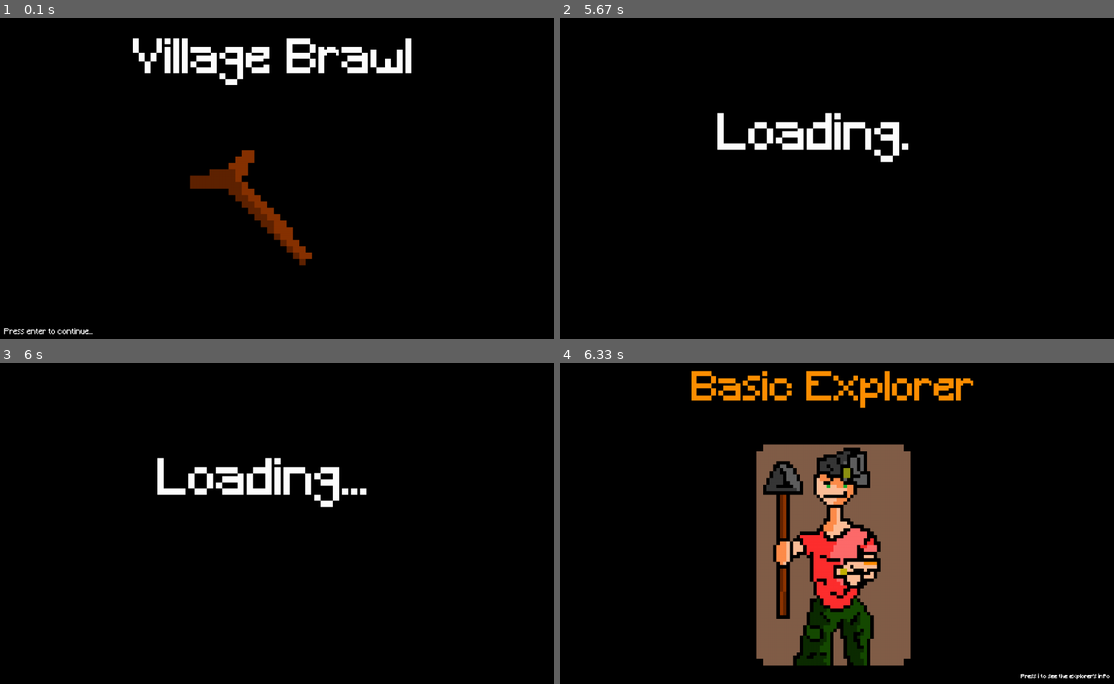
Above: before the commit, frames 1-4 (two rows, left to right).
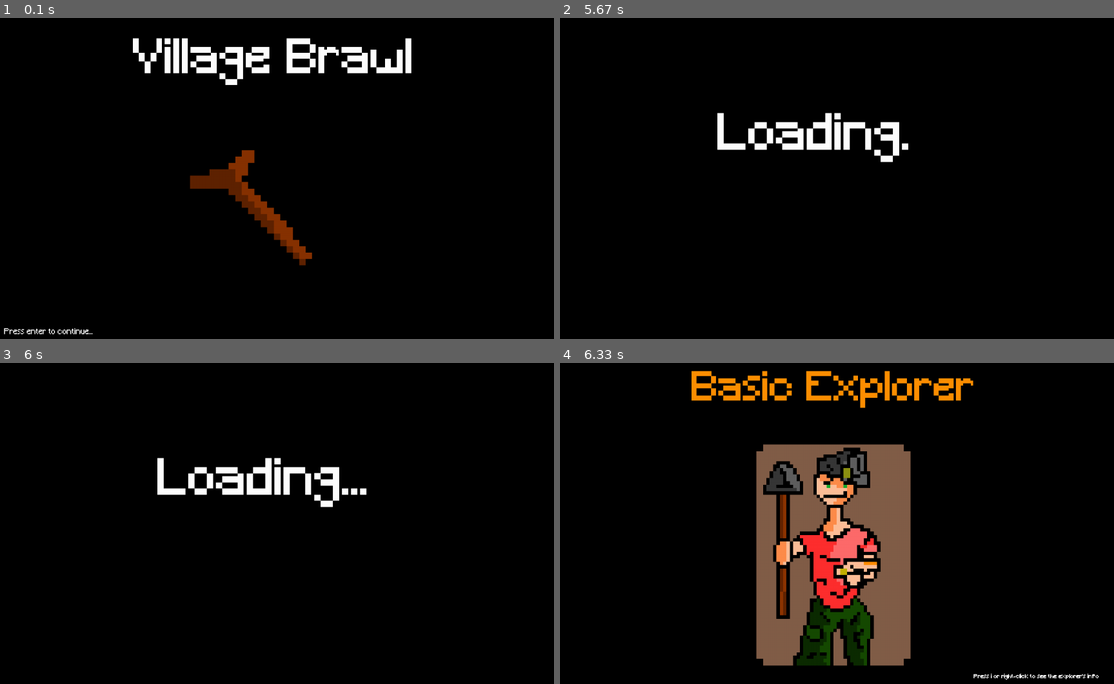
Above: after the commit, the same moments.

Repository: Paul-Walcher/Village_Brawl_Pygame
Game: pygame game, started from src/main.py
Same seed, same stepped clock (60 frames per second), same inputs: the game is played once before the commit and once after it.
Inputs (mouse positions are in pixels of both pictures, inside the frame that each line leads up to):
- Up to frame 1 (0.1 s): no input
- Up to frame 2 (5.67 s): press the mouse at (692, 181) at 0.37 s; move the mouse to (792, 213) at 0.47 s; release the mouse at (892, 249) at 0.6 s; tap Enter at 0.67, 2.77, 4.83 s; hold Up 1.55-2.02 s; move the mouse to (842, 66) at 1.58 s; press the mouse at (692, 181) at 2.13 s; move the mouse to (764, 194) at 2.23 s; release the mouse at (842, 210) at 2.37 s; press the mouse at (692, 181) at 2.47 s; move the mouse to (753, 152) at 2.57 s; release the mouse at (814, 123) at 2.7 s; press the mouse at (692, 181) at 3.63 s; move the mouse to (842, 165) at 3.73 s; release the mouse at (986, 149) at 3.87 s; tap W at 4.5 s; hold Left 5.17-5.57 s
- Up to frame 3 (6 s): no input
- Up to frame 4 (6.33 s): press the mouse at (692, 526) at 6.03 s; move the mouse to (776, 517) at 6.13 s; release the mouse at (859, 510) at 6.27 s

Frames 1-3 are identical in both runs. In frame 4, 0.2% of the frame differs, in the area x 74-100%, y 96-99%.

Commit message:
added mouse event integration to choose_explorer_frame

Diff:
--- a/src/Frames/choose_explorer_frame.py
+++ b/src/Frames/choose_explorer_frame.py
@@ -6,7 +6,7 @@
 import threading
 
 import constants
-from constants import PLAYSETS_FOLDER, Colors, Fonts, Fontsizes, KeyAlternatives, R_ID, color_t, point_t
+from constants import PLAYSETS_FOLDER, Colors, Fonts, Fontsizes, KeyAlternatives, R_ID, color_t, point_t, Mouse
 import graphics
 from clock import Clock
 from modules import Modules
@@ -152,6 +152,12 @@
         """
         Info text label.
         """
+
+        if type(self.data) == ContextData:
+            if self.data.mouse_enabled:
+                self.info_text = "Press i or right-click to see the explorer's info"
+                self.info_text_width_p = 0.3
+
         self.subframe_rendered: bool = False
         """
         If the subframe is rendered, we can stop rendering.
@@ -163,6 +169,18 @@
         self.info_frame_sliding_out_flag: bool = False
         """
         If a slide out by the info frame is requested.
+        """
+        self.left_mouse_button_down: bool = False
+        """
+        If the left mouse button is pressed down.
+        """
+        self.swiped_distance: int = 0
+        """
+        How much distance was swiped.
+        """
+        self.mouse_swipe_distance_until_slide: int = 250
+        """
+        How much distance must be swiped until a slide happens.
         """
 
         self.rerender()
@@ -326,6 +344,59 @@
 
             self.add_pygame_key_callback(pygame.K_i, None, putback=False, func=self.i_pressed)
 
+            if type(self.data) == ContextData:
+                if self.data.mouse_enabled:
+                    self.add_pygame_event_callback(etype=pygame.MOUSEMOTION, data=None, putback=False, func=self.mouse_motion)
+                    self.add_pygame_event_callback(etype=pygame.MOUSEBUTTONDOWN, data=None, putback=False, func=self.mouse_button_down)
+                    self.add_pygame_event_callback(etype=pygame.MOUSEBUTTONUP, data=None, putback=False, func=self.mouse_button_up)
+
+    def mouse_motion(self, event: pygame.event.Event, data: Any) -> None:
+        """
+        If the mouse button is pressed, and motion is detected, slide.
+        """
+
+        x_rel: int = event.rel[0]
+
+        if self.state == ChooseExplorerFrame.IDLE:
+            if self.left_mouse_button_down:
+
+                self.swiped_distance += x_rel
+
+                if self.swiped_distance <= -self.mouse_swipe_distance_until_slide:
+
+                    self.swiped_distance = 0
+                    self.state = ChooseExplorerFrame.SLIDING
+                    self.explorer_slider.slide_left()
+
+                elif self.swiped_distance >= self.mouse_swipe_distance_until_slide:
+
+                    self.swiped_distance = 0
+                    self.state = ChooseExplorerFrame.SLIDING
+                    self.explorer_slider.slide_right()
+
+    def mouse_button_down(self, event: pygame.event.Event, data: Any) -> None:
+        """
+        Sets the self.left_mouse_button_down to True
+        """
+
+        if event.button == Mouse.LEFT_BUTTON:
+            self.left_mouse_button_down = True
+            self.swiped_distance = 0
+
+        elif event.button == Mouse.RIGHT_BUTTON:
+            if self.state == ChooseExplorerFrame.IDLE:
+                self.left_mouse_button_down = False
+                self.swiped_distance = 0
+                self.initialize_info_frame()
+
+    def mouse_button_up(self, event: pygame.event.Event, data: Any) -> None:
+        """
+        Sets the self.left_mouse_button_down to True
+        """
+
+        if event.button == Mouse.LEFT_BUTTON:
+            self.left_mouse_button_down = False
+            self.swiped_distance = 0
 
     def left_pressed(self, event, data):
         """
